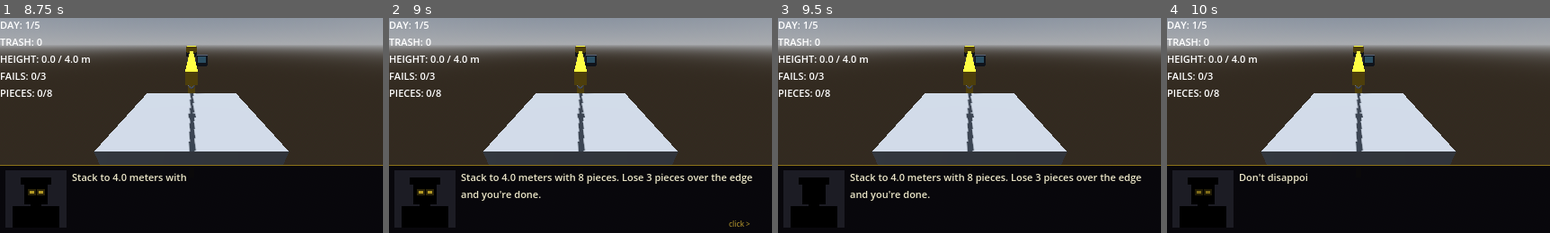
Above: before the commit, frames 1-4 (left to right).
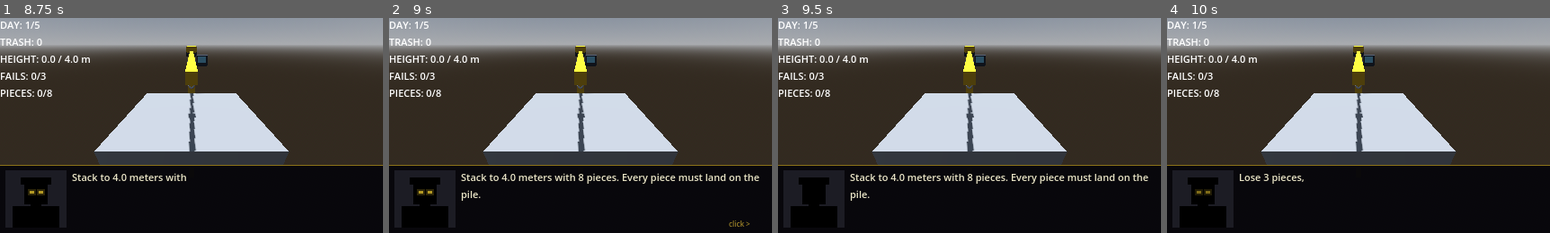
Above: after the commit, the same moments.

Repository: coconutTM/Stack-Chaos
Game: Godot game, scene res://scenes/main.tscn
The game is run twice, just before and just after one commit, with the same random seed, the same clock (stepped at 60 frames per second) and the same inputs.
Inputs (mouse positions are in pixels of both pictures, inside the frame that each line leads up to):
- Up to frame 1 (8.75 s): tap Enter at 0.5, 2.75, 3.5, 5 s; move the mouse to (275, 114) at 0.52 s; click (275, 114) at 0.67 s; drag from (114, 136) to (172, 168) at 1.27 s; tap Space at 2, 6.5 s; move the mouse to (229, 78) at 2.02 s; click (229, 78) at 2.17 s; drag from (172, 168) to (76, 93) at 2.77 s; move the mouse to (306, 157) at 3.52 s; click (306, 157) at 3.67 s; drag from (76, 93) to (134, 71) at 4.27 s; move the mouse to (210, 125) at 5.02 s; click (210, 125) at 5.17 s; drag from (134, 71) to (114, 136) at 5.77 s; move the mouse to (275, 114) at 6.52 s; click (275, 114) at 6.67 s; drag from (114, 136) to (172, 168) at 7.27 s; move the mouse to (229, 78) at 8.02 s; click (229, 78) at 8.17 s
- Up to frame 2 (9 s): drag from (561, 168) to (465, 93) at 8.77 s
- Up to frame 3 (9.5 s): no input
- Up to frame 4 (10 s): move the mouse to (1473, 157) at 9.52 s; click (1473, 157) at 9.67 s

Frame 1 is identical in both runs. In frame 2, 1.1% of the frame differs, in the area x 18-97%, y 72-85%; in frame 3, 1.1%; in frame 4, 0.4%.

Commit message:
Count pieces left on the floor (not on the stack) as fails
Also: weld wakes sleeping bodies before reading contacts, guide turns red when
the landing spot is the floor.

Co-Authored-By: Claude Sonnet 5.5 <noreply@anthropic.com>

Diff:
--- a/data/dialogue.gd
+++ b/data/dialogue.gd
@@ -12,7 +12,9 @@
 		"Right click flips a piece on its side. Scroll the wheel to spin it.",
 		"Hold right click and drag to look around the pile.",
 		"The white circle shows where it will land. A red line means it's headed for the pit.",
-		"Stack to {quota} meters with {pieces} pieces. Lose {max_fails} pieces over the edge and you're done.",
+		"Stack to {quota} meters with {pieces} pieces. Every piece must land on the pile.",
+		"Lose {max_fails} pieces, over the edge or left on the floor, and you're done.",
+		"The circle turns red when a piece would hit the floor.",
 		"Don't disappoint me.",
 	],
 	2: [
@@ -60,8 +62,8 @@
 
 # ท้ายวัน — โดนไล่ออก (แยกสาเหตุ)
 const FIRED_FAILS := [
-	"You dropped {fails} pieces.",
-	"Trash belongs on the pile. Not in the pit.",
+	"You lost {fails} pieces.",
+	"Trash belongs on the pile. Not in the pit. Not on the floor.",
 	"You're fired.",
 ]
 const FIRED_PIECES := [
@@ -82,6 +84,8 @@
 const COMMENTS := {
 	"tutorial_drop": ["Let it settle. Patience.", "Wait for it to stop moving."],
 	"tutorial_fail": ["That one's gone. Careful with the edge."],
+	"tutorial_off_stack": ["On the floor doesn't count. It has to stay on the pile."],
+	"off_stack": ["That's the floor, not the pile.", "Trash on the floor? Really?", "Land it on the stack."],
 	"fail": ["There goes another one.", "Watch the edge.", "Was that on purpose?"],
 	"collapse": ["The whole pile just moved.", "Hm. It's falling apart.", "Is that what you call stacking?"],
 	"insured": ["Covered. This time.", "The company pays for that one. Once."],
--- a/scripts/block.gd
+++ b/scripts/block.gd
@@ -74,6 +74,13 @@
 	return (_mesh.global_transform * _mesh.get_aabb()).end.y
 
 
+# ชิ้นนี้วางอยู่บนพื้นไหม (ขอบล่างสุดของ mesh ติดระดับผิวพื้น) / ใช้เรขาคณิตแทน get_colliding_bodies()
+# เพราะบอดี้ที่นิ่งแล้วจะหลับ (sleep) และ Jolt ไม่รายงาน contact ให้ตอนหลับ
+func rests_on_ground(ground_top: float, tolerance := 0.12) -> bool:
+	var bb := _mesh.global_transform * _mesh.get_aabb()
+	return bb.position.y <= ground_top + tolerance
+
+
 # Item: Counterweight — ชิ้นนี้หนักขึ้น mult เท่า (inertia คำนวณใหม่เองตามมวล) + เรืองสีส้มให้เห็น
 func add_counterweight(mult := 3.0) -> void:
 	if weighted:
@@ -88,6 +95,12 @@
 	if taped:
 		return
 	taped = true
+	# บอดี้ที่นิ่งแล้วหลับอยู่ ไม่มี contact → ปลุกแล้วรอให้ฟิสิกส์รายงาน contact ก่อน
+	sleeping = false
+	await get_tree().physics_frame
+	await get_tree().physics_frame
+	if not is_inside_tree():
+		return   # ถูกลบระหว่างรอ (เช่นหลุดขอบ)
 	var joints := 0
 	var touches_world := false
 	for body in get_colliding_bodies():
--- a/scripts/drop_guide.gd
+++ b/scripts/drop_guide.gd
@@ -8,6 +8,7 @@
 const MISS_LINE := 4.0   # ไม่เจออะไรข้างล่าง (จะตกเหว) = เส้นแดงสั้นๆ เตือน
 
 var target: Block
+var ground_is_fail := false   # true = ตกลงพื้นแล้วนับว่าเสียชิ้น (main.gd ตั้งเมื่อมีกองแล้ว) → วงเป็นสีแดง
 
 var _disc: MeshInstance3D
 var _line: MeshInstance3D
@@ -58,8 +59,9 @@
 		_disc.visible = true
 		_disc.global_position = Vector3(p.x, p.y + 0.03, p.z)
 		_disc.scale = Vector3(r, 1.0, r)
-		_disc.material_override = _white
-		_line.material_override = _white
+		var bad := ground_is_fail and not (hit.collider is Block)
+		_disc.material_override = _red if bad else _white
+		_line.material_override = _red if bad else _white
 
 	var line_len := maxf(0.01, from.y - bottom_y)
 	_line.global_position = Vector3(from.x, bottom_y + line_len * 0.5, from.z)
--- a/scripts/main.gd
+++ b/scripts/main.gd
@@ -15,6 +15,7 @@
 @onready var blocks_root: Node3D = $Blocks
 @onready var score_label: Label = $UI/ScoreLabel
 @onready var game_over_label: Label = $UI/GameOverLabel
+@onready var ground: CSGBox3D = $Ground
 
 var crane: Crane
 var guide: DropGuide
@@ -71,6 +72,8 @@
 
 	crane.update_crane(camera.yaw, current if holding else null, tower_top + HOLD_GAP, delta)
 	guide.target = current if holding else null
+	# มีกองแล้ว (มีชิ้นนิ่ง) → วงนำทางจะเตือนสีแดงถ้าจุดตกคือพื้น
+	guide.ground_is_fail = holding and _has_settled_piece(current)
 	_refresh_items()
 
 
@@ -84,15 +87,8 @@
 			continue
 		var was_current := b == current
 		b.queue_free()
-		if items.consume_insurance():
-			_comment("insured")   # ประกันจ่าย: ชิ้นนี้ไม่นับว่าหลุด (ยังนับเป็นชิ้นที่ใช้ไปแล้ว)
-		else:
-			failed_attempts += 1
-			update_ui()
-			if failed_attempts >= GameData.MAX_FAILS:
-				_end_day(false, "fails")
-				return
-			_comment("tutorial_fail" if _is_tutorial() else "fail")
+		if _register_fail("fail"):
+			return
 		if was_current:
 			_reset_time()
 			# ชิ้นที่ปล่อยไปหลุดตอนยังไม่ทันนิ่ง ไม่นับคะแนน ไปต่อชิ้นใหม่เลย (ถ้ายังมีของเหลือ)
@@ -104,6 +100,14 @@
 	if state == State.WAITING:
 		wait_time += delta
 		if current.settled or wait_time > MAX_WAIT:
+			# ตกลงพื้นข้างกองแทนที่จะอยู่บนกอง = นับว่าเสียชิ้นนี้ (เอาออกจากฉาก ไม่นับคะแนน)
+			if _is_off_stack(current):
+				current.queue_free()
+				_reset_time()
+				if _register_fail("off_stack"):
+					return
+				_advance_or_end()
+				return
 			current.settled = true
 			last_settled = current
 			_reset_time()
@@ -209,7 +213,7 @@
 
 	if not passed:
 		await dialogue.say(_lines(Dialogue.FIRED_FAILS if reason == "fails" else Dialogue.FIRED_PIECES))
-		_show_screen("YOU'RE FIRED!\nDAY %d\nHEIGHT: %.1f / %.1f m\nDROPPED: %d PIECES\n\nclick to start over" % [
+		_show_screen("YOU'RE FIRED!\nDAY %d\nHEIGHT: %.1f / %.1f m\nLOST: %d PIECES\n\nclick to start over" % [
 			day, tower_top, quota_height, failed_attempts
 		])
 		state = State.FIRED
@@ -247,6 +251,38 @@
 
 
 # ---------- ชิ้นขยะ ----------
+
+# นับชิ้นที่เสีย 1 ชิ้น (หลุดขอบ / ไม่ได้อยู่บนกอง) / Insurance ช่วยได้ทั้งสองแบบ
+# คืน true ถ้าจบวันแล้ว (โดนไล่ออก) ผู้เรียกต้อง return ทันที
+func _register_fail(key: String) -> bool:
+	if items.consume_insurance():
+		_comment("insured")   # ประกันจ่าย: ชิ้นนี้ไม่นับว่าเสีย (ยังนับเป็นชิ้นที่ใช้ไปแล้ว)
+		return false
+	failed_attempts += 1
+	update_ui()
+	if failed_attempts >= GameData.MAX_FAILS:
+		_end_day(false, "fails")
+		return true
+	var tutorial_key := "tutorial_" + key
+	_comment(tutorial_key if _is_tutorial() and Dialogue.COMMENTS.has(tutorial_key) else key)
+	return false
+
+
+# ชิ้นที่เพิ่งนิ่งแตะพื้นอยู่ ทั้งที่มีกองอยู่แล้ว (มีชิ้นอื่นนิ่งอยู่) = ไม่ได้วางบนกอง
+# ชิ้นแรกของวัน (ฐาน) ได้รับการยกเว้น เพราะยังไม่มีกองให้วาง
+func _is_off_stack(blk: Block) -> bool:
+	var ground_top := ground.position.y + ground.size.y * 0.5
+	if not blk.rests_on_ground(ground_top):
+		return false
+	return _has_settled_piece(blk)
+
+
+func _has_settled_piece(except: Block) -> bool:
+	for b in blocks_root.get_children():
+		var o := b as Block
+		if o and o != except and o.released and o.settled and not o.is_queued_for_deletion():
+			return true
+	return false
 
 # ไปชิ้นถัดไปถ้ายังมีของเหลือ ไม่งั้นใช้ของครบแล้วยังไม่ถึงโควต้า = แพ้
 func _advance_or_end() -> void:
Not shown, changed: CLAUDE.md
